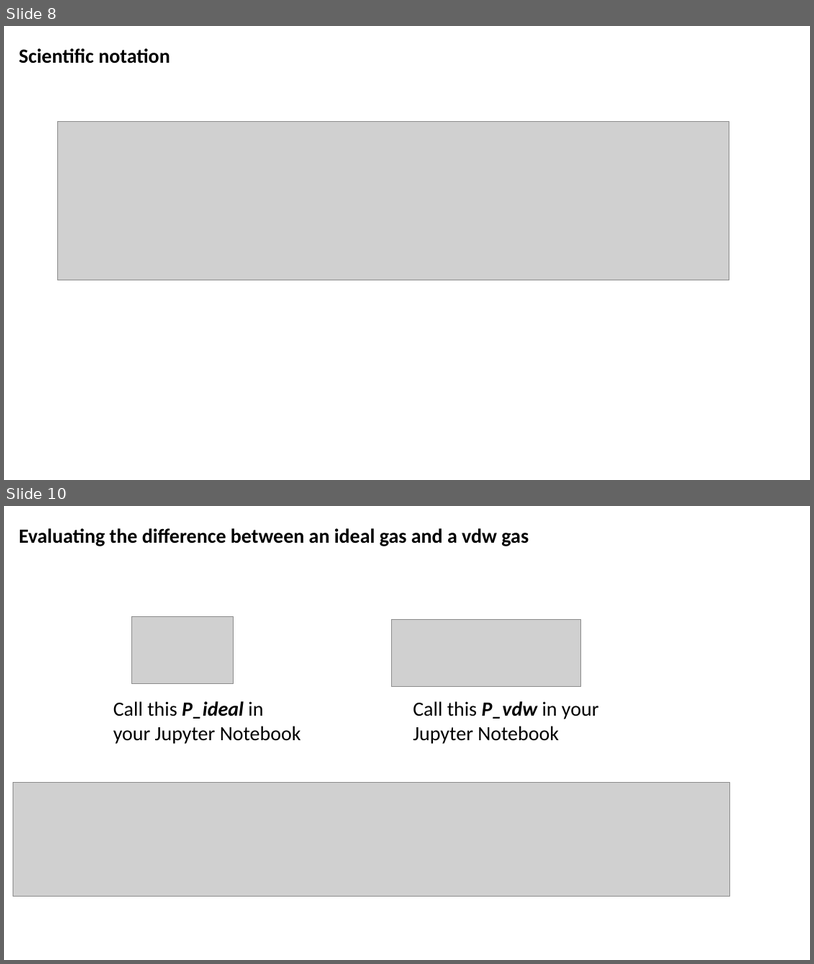
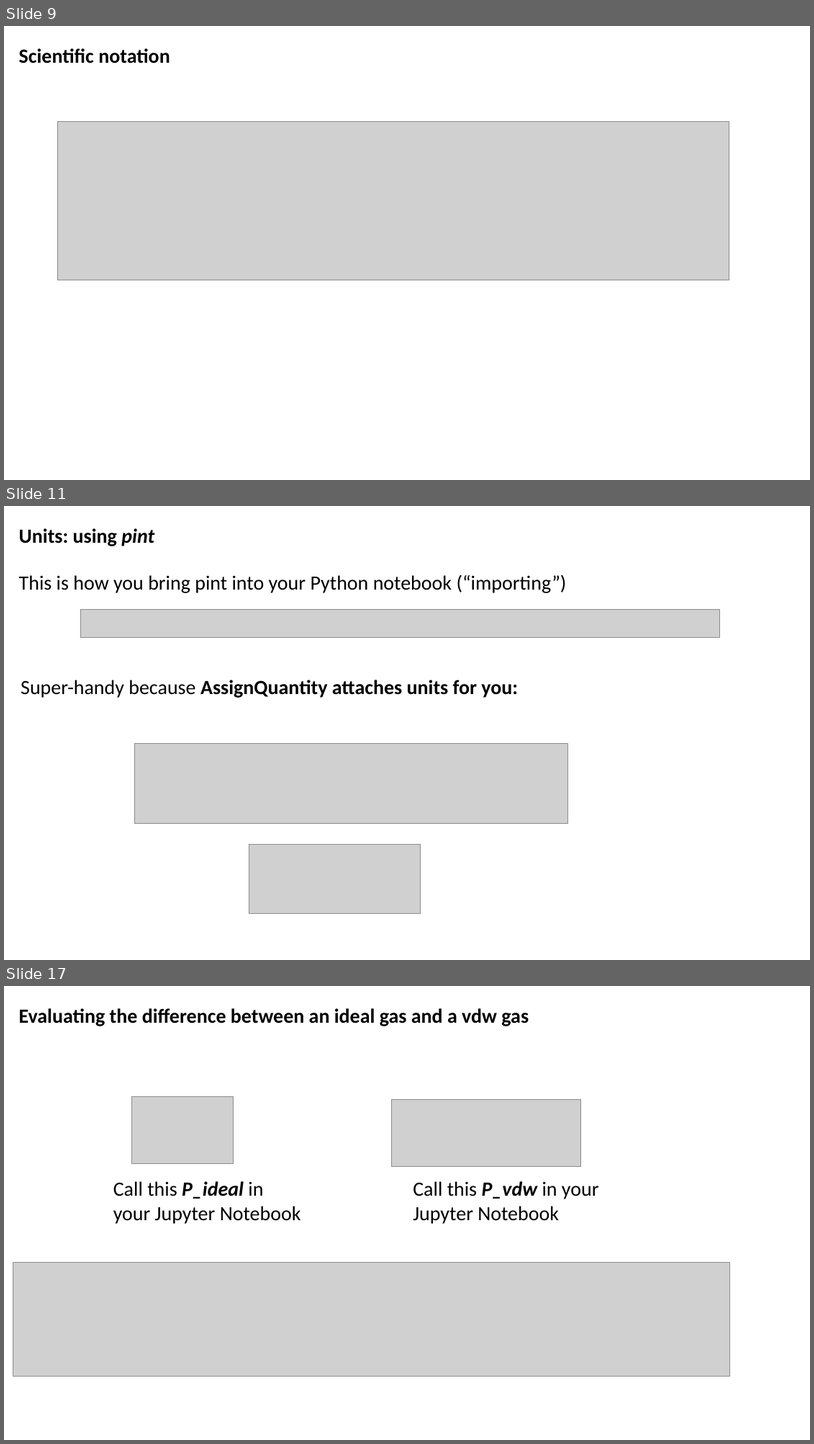
Before and after one commit to sneshyba/pypchem, a slide deck: Thermo 2022 (Neshyba)/Lectures/Week 1 - Gas laws/Week 1.2 Recap and moving forward.pptx. Shown one above the other, each under a label of ours: slides 8 and 10 before the commit, slides 9, 11 and 17 after it; the slides between them are not shown. The pictures are 814x964 and 814x1444 pixels, drawn with LibreOffice and Linux fonts; fonts in the diff are those of the drawing; grey boxes stand for pictures. Boxes give left, top, right and bottom in pixels: in the first picture for what was removed or moved away, otherwise in the second. Text is boxed around its words. In the diff, an @@ line names an element or a change of style, - is before the commit and + after.

```diff
--- a/Thermo 2022 (Neshyba)/Lectures/Week 1 - Gas laws/Week 1.2 Recap and moving forward.pptx
+++ b/Thermo 2022 (Neshyba)/Lectures/Week 1 - Gas laws/Week 1.2 Recap and moving forward.pptx
@@ slide 11 added at <box>4,506,810,960</box>, background #FFFFFF @@
@@ text added at <box>19,528,154,546</box>, 24 pt, text #000000, bold @@
+Units: using pint
@@ text added at <box>19,574,567,593</box>, 24 pt, text #000000 @@
+This is how you bring pint into your Python notebook (“importing”)
@@ picture added at <box>81,610,720,637</box> @@
@@ text added at <box>21,680,518,698</box>, 24 pt, text #000000, bold @@
+Super-handy because AssignQuantity attaches units for you:
@@ picture added at <box>134,743,568,823</box> @@
@@ picture added at <box>249,844,420,913</box> @@
@@ what was slide 8 is now slide 9 @@
@@ what was slide 10 is now slide 17 @@
```
Also in this commit, not shown: 4 slides changed, 6 other slides added, 17 other files.
